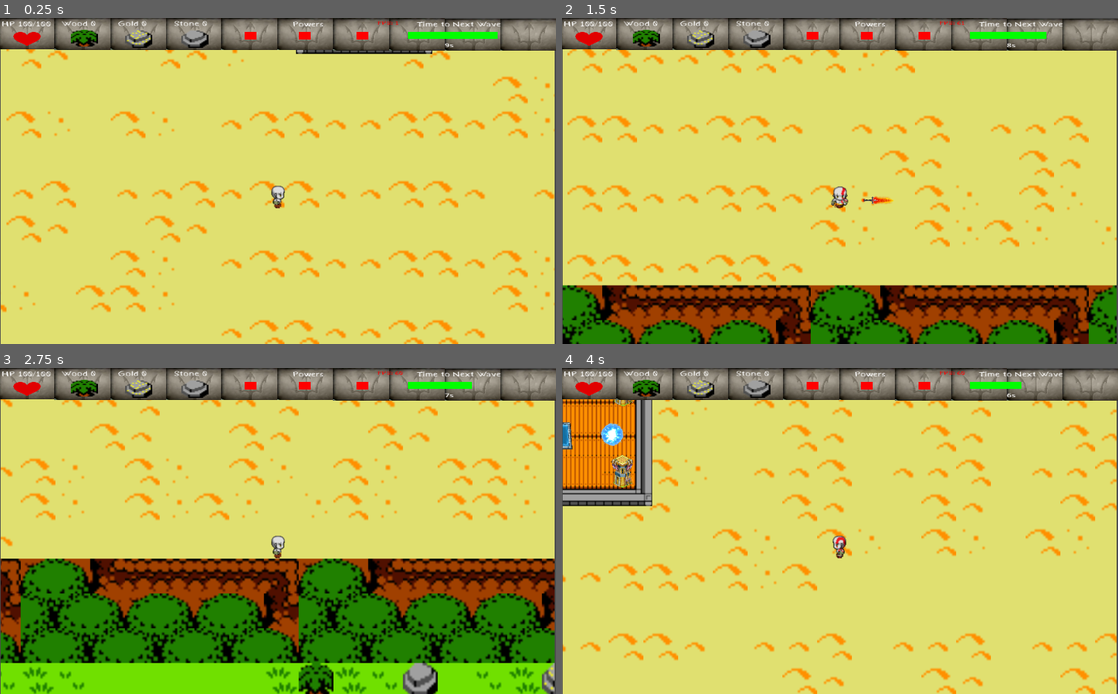
Above: before the commit, frames 1-4 (two rows, left to right).
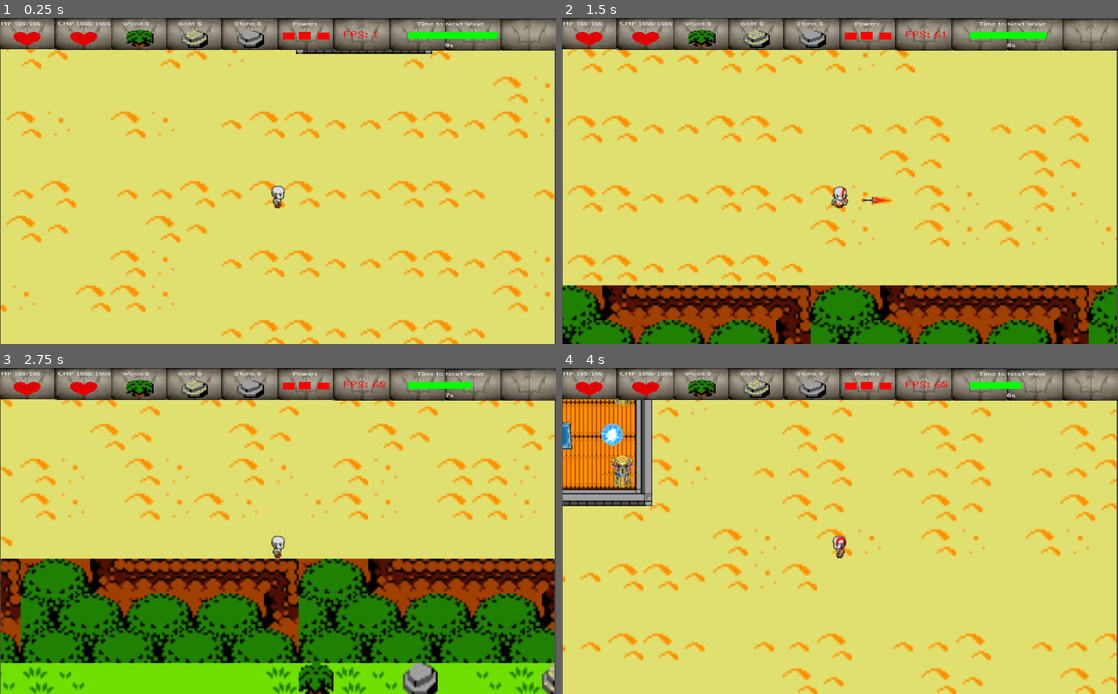
Above: after the commit, the same moments.

Repository: Christian2019/ProjetoAtenas
Game: Godot game, scene res://Scenes/MainScenes/Game_ViewPort.tscn
Same seed, same stepped clock (60 frames per second), same inputs: the game is played once before the commit and once after it. Sound files missing from this copy of the repository are replaced by a short silence.
Inputs:
- Up to frame 1 (0.25 s): no input
- Up to frame 2 (1.5 s): tap Enter at 0.5 s; hold Right (Move_Right) 0.53-1.28 s; hold Q (Attack1) 0.53-1.28 s; hold Down (Move_Down) from 1.28 s (still down); tap W (Attack2) at 1.35 s
- Up to frame 3 (2.75 s): release Down (Move_Down) at 2.03 s; hold Right (Move_Right) from 2.03 s (still down); tap 1 (ChangeAttack1) at 2.1 s
- Up to frame 4 (4 s): release Right (Move_Right) at 2.78 s; hold Up (Move_Up) 2.78-3.53 s; tap R (Dash) at 2.85 s; hold Left (Move_Left) from 3.53 s (still down); tap E (Turret) at 3.6 s

The runs differ from the first frame. In frame 1, 1.3% of the frame differs, in the area x 0-91%, y 0-10%; in frame 2, 1.3%; in frame 3, 1.3%; in frame 4, 1.3%.

Commit message:
centerPointHp

Diff:
--- /dev/null
+++ b/Scenes/Game/Constructions/center.tscn
@@ -0,0 +1,35 @@
+[gd_scene load_steps=6 format=3 uid="uid://cx37jdnas0rb1"]
+
+[ext_resource type="Texture2D" uid="uid://b4tu2enafngd1" path="res://Assets/Images/Constructions/DefenderPointImage.png" id="1_mxnoc"]
+[ext_resource type="Script" path="res://Scripts/center.gd" id="1_skr6i"]
+[ext_resource type="PackedScene" uid="uid://dumjr4t8822i1" path="res://Scenes/Game/Constructions/Portal.tscn" id="2_dx06x"]
+[ext_resource type="PackedScene" uid="uid://c0rurmnfon8nm" path="res://Scenes/Game/Constructions/Pool.tscn" id="3_ul00y"]
+
+[sub_resource type="RectangleShape2D" id="RectangleShape2D_t4cda"]
+size = Vector2(253, 261)
+
+[node name="Center" type="Node2D"]
+script = ExtResource("1_skr6i")
+
+[node name="DefenderPoint" type="Sprite2D" parent="."]
+position = Vector2(1298, 607)
+scale = Vector2(0.781056, 0.781056)
+texture = ExtResource("1_mxnoc")
+
+[node name="Portals" type="Node2D" parent="."]
+position = Vector2(29, -396)
+
+[node name="Portal" parent="Portals" instance=ExtResource("2_dx06x")]
+position = Vector2(1330, 992)
+
+[node name="Portal2" parent="Portals" instance=ExtResource("2_dx06x")]
+position = Vector2(1156, 1901)
+
+[node name="Pool" parent="." instance=ExtResource("3_ul00y")]
+position = Vector2(1252, 604)
+
+[node name="CenterArea" type="Area2D" parent="."]
+
+[node name="CollisionShape2D" type="CollisionShape2D" parent="CenterArea"]
+position = Vector2(1298.5, 610.5)
+shape = SubResource("RectangleShape2D_t4cda")
--- a/Scenes/Game/Game.tscn
+++ b/Scenes/Game/Game.tscn
@@ -9,15 +9,10 @@
 [ext_resource type="PackedScene" uid="uid://bqji3jr451ges" path="res://Scenes/Game/matriz.tscn" id="4_di3q4"]
 [ext_resource type="AudioStream" uid="uid://cg4ug0aknwkdt" path="res://Assets/Sounds/Wave.mp3" id="4_uxdaf"]
 [ext_resource type="PackedScene" uid="uid://cq8fbkkwauxoo" path="res://Scenes/Game/player.tscn" id="5_x6q60"]
-[ext_resource type="Texture2D" uid="uid://b4tu2enafngd1" path="res://Assets/Images/Constructions/DefenderPointImage.png" id="7_1yn2y"]
-[ext_resource type="PackedScene" uid="uid://dumjr4t8822i1" path="res://Scenes/Game/Constructions/Portal.tscn" id="8_rpnsu"]
-[ext_resource type="PackedScene" uid="uid://c0rurmnfon8nm" path="res://Scenes/Game/Constructions/Pool.tscn" id="9_iifxh"]
+[ext_resource type="PackedScene" uid="uid://cx37jdnas0rb1" path="res://Scenes/Game/Constructions/center.tscn" id="9_06qfi"]
 [ext_resource type="PackedScene" uid="uid://cawqbopdr275u" path="res://Scenes/Game/Constructions/Temple.tscn" id="10_v6y37"]
 [ext_resource type="PackedScene" uid="uid://dtu5sjvquowls" path="res://Scenes/Game/Constructions/Defenses/Tower.tscn" id="11_arq70"]
 [ext_resource type="Script" path="res://Scripts/Towers.gd" id="14_1dkqe"]
-
-[sub_resource type="RectangleShape2D" id="RectangleShape2D_t4cda"]
-size = Vector2(254, 254)
 
 [sub_resource type="RectangleShape2D" id="RectangleShape2D_mcbql"]
 size = Vector2(2565, 196)
@@ -62,30 +57,7 @@
 
 [node name="Enemies" type="Node2D" parent="."]
 
-[node name="Center" type="Node2D" parent="."]
-
-[node name="DefenderPoint" type="Sprite2D" parent="Center"]
-position = Vector2(1298, 607)
-scale = Vector2(0.781056, 0.781056)
-texture = ExtResource("7_1yn2y")
-
-[node name="Portals" type="Node2D" parent="Center"]
-position = Vector2(29, -396)
-
-[node name="Portal" parent="Center/Portals" instance=ExtResource("8_rpnsu")]
-position = Vector2(1330, 992)
-
-[node name="Portal2" parent="Center/Portals" instance=ExtResource("8_rpnsu")]
-position = Vector2(1156, 1901)
-
-[node name="Pool" parent="Center" instance=ExtResource("9_iifxh")]
-position = Vector2(1252, 604)
-
-[node name="CenterArea" type="Area2D" parent="Center"]
-
-[node name="CollisionShape2D" type="CollisionShape2D" parent="Center/CenterArea"]
-position = Vector2(1301, 614)
-shape = SubResource("RectangleShape2D_t4cda")
+[node name="Center" parent="." instance=ExtResource("9_06qfi")]
 
 [node name="Player" parent="." instance=ExtResource("5_x6q60")]
 position = Vector2(1139, 997)
--- a/Scenes/Game/HUD.tscn
+++ b/Scenes/Game/HUD.tscn
@@ -10,7 +10,6 @@
 
 [sub_resource type="LabelSettings" id="LabelSettings_22btt"]
 font = ExtResource("2_owy1r")
-font_size = 20
 
 [node name="HUD" type="Node2D"]
 scale = Vector2(0.937977, 0.52452)
@@ -86,21 +85,45 @@
 texture = ExtResource("3_07ur1")
 
 [node name="Label" type="Label" parent="Frontground/HP"]
-offset_left = 46.0
-offset_top = 69.0
-offset_right = 233.0
-offset_bottom = 113.0
+offset_left = 45.3306
+offset_top = 68.6342
+offset_right = 232.331
+offset_bottom = 112.634
 text = "HP 100/100"
 label_settings = SubResource("LabelSettings_22btt")
 
+[node name="CenterPointHp" type="Node2D" parent="Frontground"]
+position = Vector2(71.4303, -61.0082)
+
+[node name="ColorRect" type="ColorRect" parent="Frontground/CenterPointHp"]
+offset_left = 70.0
+offset_top = 99.0
+offset_right = 124.0
+offset_bottom = 149.0
+color = Color(0.882353, 0, 0.00392157, 1)
+
+[node name="Sprite2D" type="Sprite2D" parent="Frontground/CenterPointHp"]
+position = Vector2(94.6389, 109.139)
+scale = Vector2(0.565866, 0.551601)
+texture = ExtResource("3_07ur1")
+
+[node name="Label" type="Label" parent="Frontground/CenterPointHp"]
+offset_left = 45.3306
+offset_top = 68.6342
+offset_right = 232.331
+offset_bottom = 112.634
+theme_override_font_sizes/font_size = 1
+text = "CHP 1000/1000"
+label_settings = SubResource("LabelSettings_22btt")
+
 [node name="Wood" type="Node2D" parent="Frontground"]
-position = Vector2(110, -61)
+position = Vector2(219.622, -61.0082)
 
 [node name="Label" type="Label" parent="Frontground/Wood"]
-offset_left = 14.0
-offset_top = 68.0
-offset_right = 201.0
-offset_bottom = 112.0
+offset_left = 23.4547
+offset_top = 68.6342
+offset_right = 210.455
+offset_bottom = 112.634
 text = "Wood 100"
 label_settings = SubResource("LabelSettings_22btt")
 
@@ -110,13 +133,13 @@
 texture = ExtResource("4_ujb4v")
 
 [node name="Gold" type="Node2D" parent="Frontground"]
-position = Vector2(220, -61)
+position = Vector2(329.622, -61.0082)
 
 [node name="Label" type="Label" parent="Frontground/Gold"]
-offset_left = 15.0
-offset_top = 68.0
-offset_right = 202.0
-offset_bottom = 112.0
+offset_left = 24.4547
+offset_top = 68.6342
+offset_right = 211.455
+offset_bottom = 112.634
 text = "Gold 100"
 label_settings = SubResource("LabelSettings_22btt")
 
@@ -126,13 +149,13 @@
 texture = ExtResource("5_dhfbp")
 
 [node name="Stone" type="Node2D" parent="Frontground"]
-position = Vector2(330, -61)
+position = Vector2(439.622, -61.0082)
 
 [node name="Label" type="Label" parent="Frontground/Stone"]
-offset_left = 15.0
-offset_top = 68.0
-offset_right = 202.0
-offset_bottom = 112.0
+offset_left = 24.4547
+offset_top = 68.6342
+offset_right = 211.455
+offset_bottom = 112.634
 text = "Stone 100"
 label_settings = SubResource("LabelSettings_22btt")
 
@@ -157,10 +180,10 @@
 scale = Vector2(1.038, 1.038)
 
 [node name="ColorRect" type="ColorRect" parent="Frontground/Powers/Spaces"]
-offset_left = 54.9133
-offset_top = 104.046
-offset_right = 76.9133
-offset_bottom = 126.046
+offset_left = 126.83
+offset_top = 104.865
+offset_right = 148.83
+offset_bottom = 126.865
 color = Color(1, 0, 0, 1)
 
 [node name="ColorRect2" type="ColorRect" parent="Frontground/Powers/Spaces"]
@@ -171,10 +194,10 @@
 color = Color(1, 0, 0, 1)
 
 [node name="ColorRect3" type="ColorRect" parent="Frontground/Powers/Spaces"]
-offset_left = 266.859
-offset_top = 104.046
-offset_right = 288.859
-offset_bottom = 126.046
+offset_left = 192.564
+offset_top = 104.865
+offset_right = 214.564
+offset_bottom = 126.865
 color = Color(1, 0, 0, 1)
 
 [node name="TimeLine" type="Node2D" parent="Frontground"]
--- a/Scenes/MainScenes/Game_ViewPort.tscn
+++ b/Scenes/MainScenes/Game_ViewPort.tscn
@@ -8,6 +8,7 @@
 
 [sub_resource type="LabelSettings" id="LabelSettings_4aqw1"]
 font = ExtResource("4_xvseb")
+font_size = 27
 font_color = Color(1, 0, 0, 1)
 
 [node name="ViewPort" type="Node2D"]
@@ -35,10 +36,10 @@
 scale = Vector2(0.937318, 0.597639)
 
 [node name="FPS" type="Label" parent="HUD"]
-offset_left = 745.0
-offset_top = 6.0
-offset_right = 844.0
-offset_bottom = 47.0
+offset_left = 677.465
+offset_top = 36.8115
+offset_right = 776.465
+offset_bottom = 77.8115
 text = "FPS:60"
 label_settings = SubResource("LabelSettings_4aqw1")
 script = ExtResource("5_c2jos")
--- a/Scripts/HUD.gd
+++ b/Scripts/HUD.gd
@@ -8,11 +8,13 @@
 var timerTick=0
 var timerTime=0
 
-#Hp bar
+#Hp bar player
 var hpHearthYStartPosition
 var maxHpHearthStartSizeY
 
-
+#Hp bar centerPoint
+var centerPointhpHearthYStartPosition
+var centerPointmaxHpHearthStartSizeY
 
 func _ready():
 	maxBarSizeX=$Frontground/TimeLine/ColorRect.size.x
@@ -20,9 +22,14 @@
 	maxHpHearthStartSizeY=$Frontground/HP/ColorRect.size.y
 	hpHearthYStartPosition= $Frontground/HP/ColorRect.position.y
 
+
+	centerPointmaxHpHearthStartSizeY= $Frontground/CenterPointHp/ColorRect.size.y
+	centerPointhpHearthYStartPosition=$Frontground/CenterPointHp/ColorRect.position.y
+
 func _process(_delta):
 	timerControllerBar()
 	hpBarController()
+	centerPointhpBarController()
 
 	if (tick == waitTick):
 		updateTimeToNextWave()
@@ -38,6 +45,17 @@
 	var hpHearthSizeY = maxHpHearthStartSizeY*Global.player.hp/Global.player.maxHp
 	$Frontground/HP/ColorRect.size.y=int(hpHearthSizeY)
 	$Frontground/HP/ColorRect.position.y= int(hpHearthPostionY)
+
+
+func centerPointhpBarController():
+	$Frontground/CenterPointHp/Label.text = str("CHP ",Global.Game.get_node("Center").hp,"/",Global.Game.get_node("Center").maxHp )
+	var centerPointhpHearthPostionY = centerPointhpHearthYStartPosition+centerPointmaxHpHearthStartSizeY-(centerPointmaxHpHearthStartSizeY*Global.Game.get_node("Center").hp/Global.Game.get_node("Center").maxHp)
+	var centerPointhpHearthSizeY = centerPointmaxHpHearthStartSizeY*Global.Game.get_node("Center").hp/Global.Game.get_node("Center").maxHp
+	$Frontground/CenterPointHp/ColorRect.size.y=int(centerPointhpHearthSizeY)
+	$Frontground/CenterPointHp/ColorRect.position.y= int(centerPointhpHearthPostionY)
+
+
+
 
 func updateResources():
 	$Frontground/Wood/Label.text =  str("Wood ",Global.player.wood)
--- a/Scripts/Minotaur.gd
+++ b/Scripts/Minotaur.gd
@@ -63,6 +63,11 @@
 		nextHitDelayCenterPoint=true
 		Global.timerCreator("enableHit",nextHitDelay,[1],self)
 
+		Global.Game.get_node("Center").hp-=damage
+		Global.Game.get_node("Center").activateFeedback()
+		if (Global.Game.get_node("Center").hp<0):
+			Global.Game.get_node("Center").hp=0
+
 
 func hpBarController():
 	hpBarWidth=maxHpBarWidth*hp/maxHp
--- /dev/null
+++ b/Scripts/center.gd
@@ -0,0 +1,53 @@
+extends Node2D
+
+var maxHp=1000
+var hp = maxHp
+
+##Feedback por levar dano ou curar
+var feedBackAtive=false
+var reverseAlphaChange=false
+
+var heal=1
+var nextHealDelay=false
+var nextHealDealy=1
+
+func _process(delta):
+	if (hp==0):
+		Global.player.hp=0
+		return
+	feedback()
+	autoRegen()
+
+func autoRegen():
+		if (!nextHealDelay):
+			nextHealDelay=true
+			Global.timerCreator("disableNextHealDelay",nextHealDealy,[],self)
+			hp+=heal
+			if (hp>maxHp):
+				hp=maxHp
+
+
+
+func disableNextHealDelay():
+	nextHealDelay=false
+
+func feedback():
+	if (feedBackAtive):
+		var feedbackSpeed=0.04
+		if (!reverseAlphaChange):
+			modulate.a -= feedbackSpeed
+			if (modulate.a<=0.0):
+				reverseAlphaChange=true
+		else:
+			modulate.a += feedbackSpeed
+			if (modulate.a>=1):
+				reverseAlphaChange=false
+
+func activateFeedback():
+	if (!feedBackAtive):
+		feedBackAtive=true
+		Global.timerCreator("disableFeeback",1,[],self)
+
+func disableFeeback():
+	feedBackAtive=false
+	modulate.a=1
Not shown: 1 places in Scenes/Game/Game.tscn that only renumber resources
